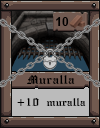
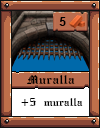
The second 100×128 image is a revision of the first. Changes to its layers:
hid group "Filtro carta jugable" (1st of 2) (5 layers) over <box>0,18,100,88</box>
renamed "+10 muralla" to "+5 muralla", painted on it over <box>17,98,86,106</box>
painted on "7" over <box>56,17,69,26</box>
